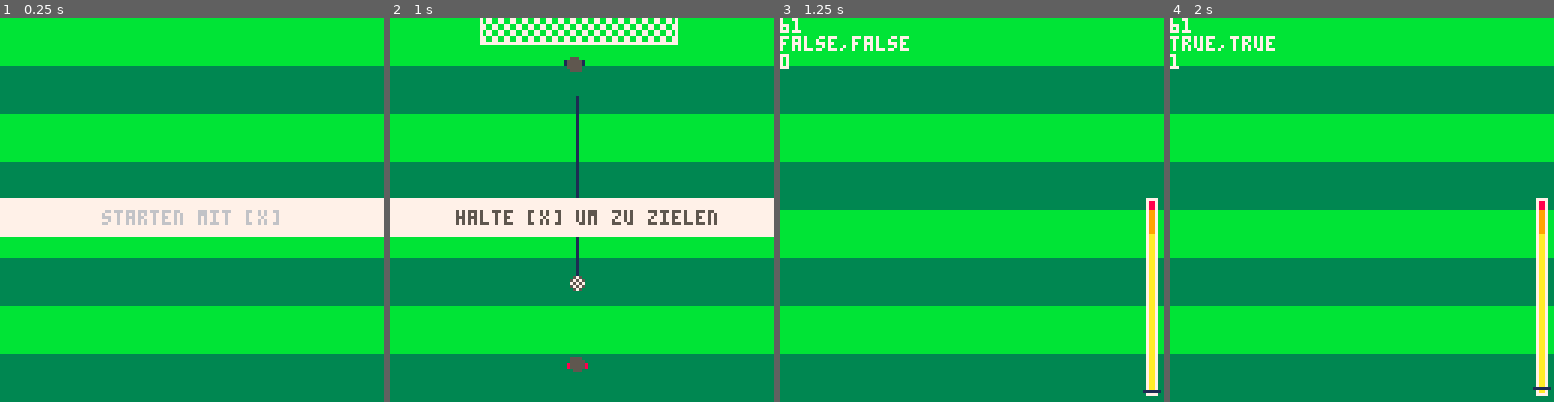
Above: before the commit, frames 1-4 (left to right).
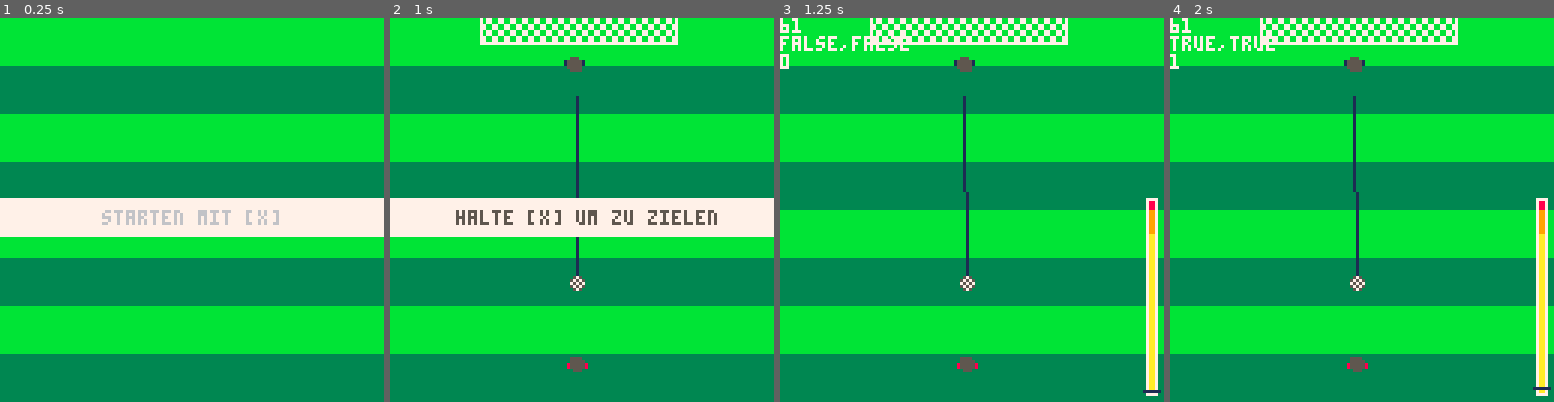
Above: after the commit, the same moments.

Repository: zothynine/torchance
Game: PICO-8 cartridge elfmeter.p8
Two runs of this game, one before a commit and one after it. Both use one fixed random seed, a clock stepped at 60 frames per second and the inputs below.
Inputs:
- Up to frame 1 (0.25 s): no input
- Up to frame 2 (1 s): tap X (X key) at 0.33 s
- Up to frame 3 (1.25 s): tap X (X key) at 1.07 s
- Up to frame 4 (2 s): tap X (X key) at 1.85 s

Frames 1-2 are identical in both runs. In frame 3, 2.8% of the frame differs, in the area x 23-75%, y 0-93%; in frame 4, 2.8%.

Commit message:
Draw goal, player and goalie on the kicking screen

Diff:
--- a/elfmeter.p8
+++ b/elfmeter.p8
@@ -179,6 +179,21 @@
 
 function draw_kick()
 	local _y = kicking.bary
+	--goal top
+	draw_goal_top()
+	--aiming line
+	line(aim_x,26,ball.x,ball.y,1)
+	--ball
+	fillp(ball.smallp)
+	circfill(ball.x,ball.y,ball.r,ball.col)
+	fillp()
+	--player
+	spr(1,player.x,player.y,1,1)
+	pal(8,1)
+	--goalie
+	spr(1,49,2,2,2,1,1)
+	pal()
+
 	-- strength bar
 	rectfill(122,60,125,125,7)
 	rectfill(123,61,124,124,10)
